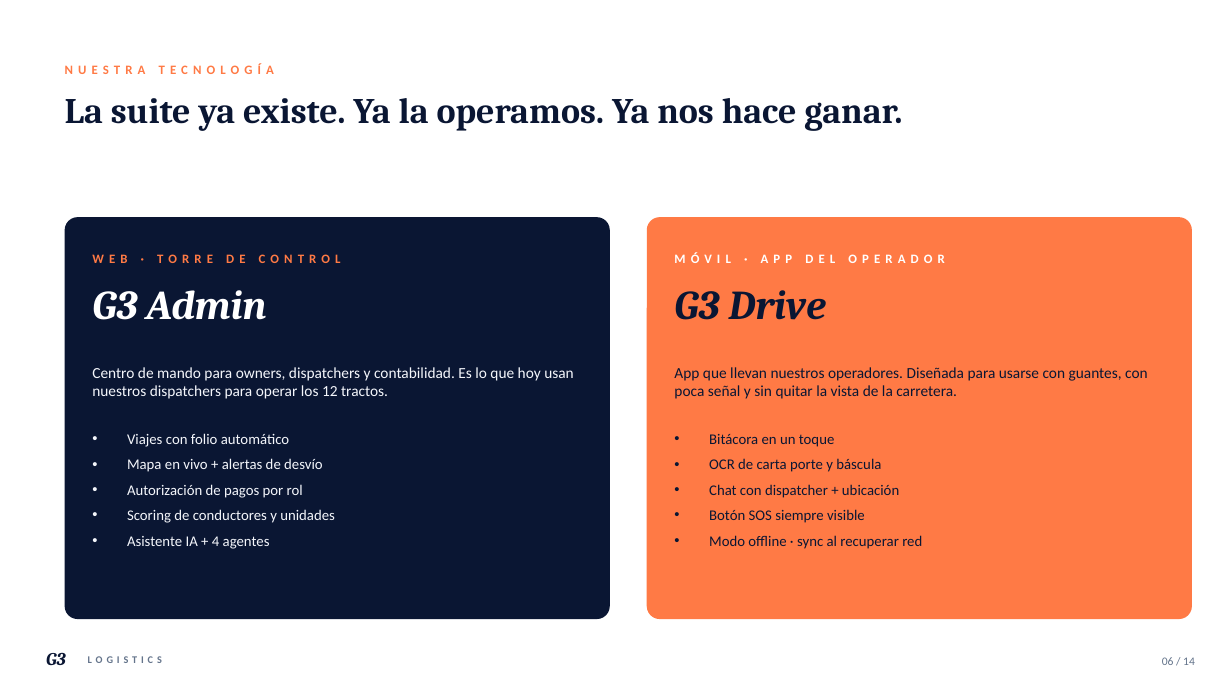
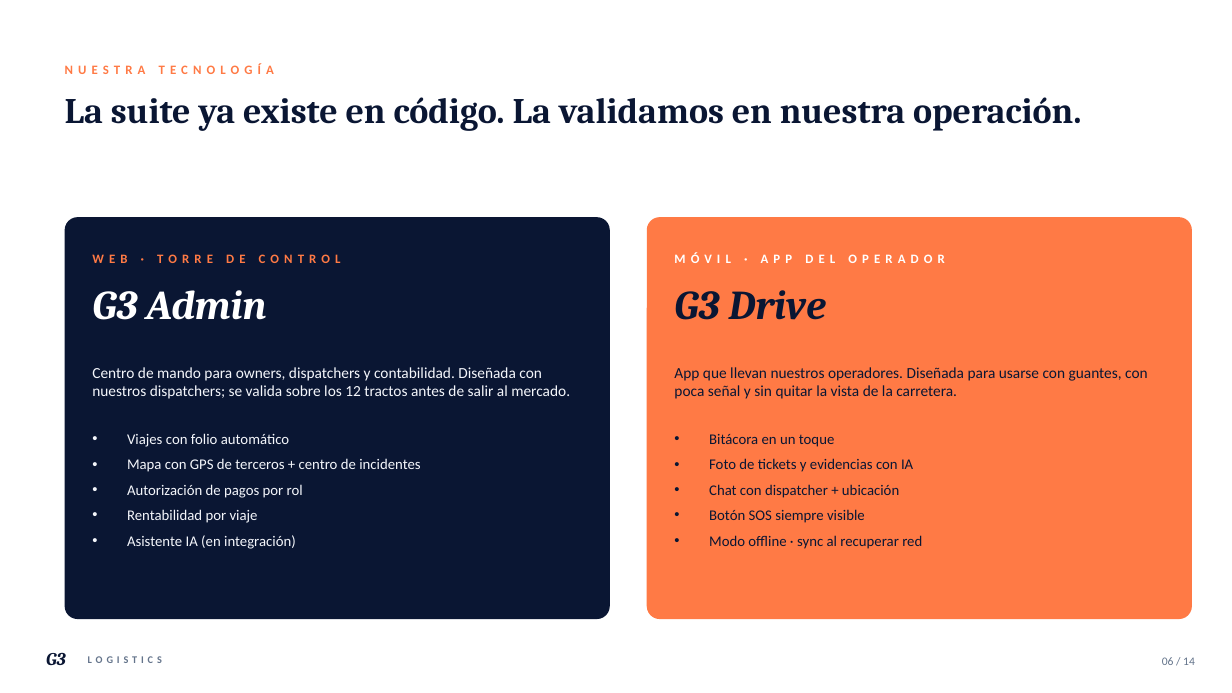
Before and after one commit to EduardoGamboaB/Mobile, a slide deck: slide 6 of docs/investor-deck/G3-Logistics-Seed-2026.pptx. Drawn at 1232x693 pixels with LibreOffice and Linux fonts; fonts in the diff are those of the drawing. Boxes give left, top, right and bottom in pixels: in the first picture for what was removed or moved away, otherwise in the second. Text is boxed around its words. In the diff, an @@ line names an element or a change of style, - is before the commit and + after.

```diff
--- a/docs/investor-deck/G3-Logistics-Seed-2026.pptx
+++ b/docs/investor-deck/G3-Logistics-Seed-2026.pptx
@@ text at (x1=65, y1=97, x2=1082, y2=131): text changed @@
-La suite ya existe. Ya la operamos. Ya nos hace ganar.
+La suite ya existe en código. La validamos en nuestra operación.
@@ text at (x1=92, y1=367, x2=570, y2=399): text changed @@
-Centro de mando para owners, dispatchers y contabilidad. Es lo que hoy usan nuestros dispatchers para operar los 12 tractos.
+Centro de mando para owners, dispatchers y contabilidad. Diseñada con nuestros dispatchers; se valida sobre los 12 tractos antes de salir al mercado.
@@ text at (x1=127, y1=458, x2=420, y2=472): text changed @@
-• Mapa en vivo + alertas de desvío
+• Mapa con GPS de terceros + centro de incidentes
@@ text at (x1=709, y1=458, x2=913, y2=472): text changed @@
-• OCR de carta porte y báscula
+• Foto de tickets y evidencias con IA
@@ text at (x1=127, y1=509, x2=296, y2=549): text changed @@
-• Scoring de conductores y unidades
-• Asistente IA + 4 agentes
+• Rentabilidad por viaje
+• Asistente IA (en integración)
```
Also in this commit, not shown: 6 other slides changed, 10 other files.
